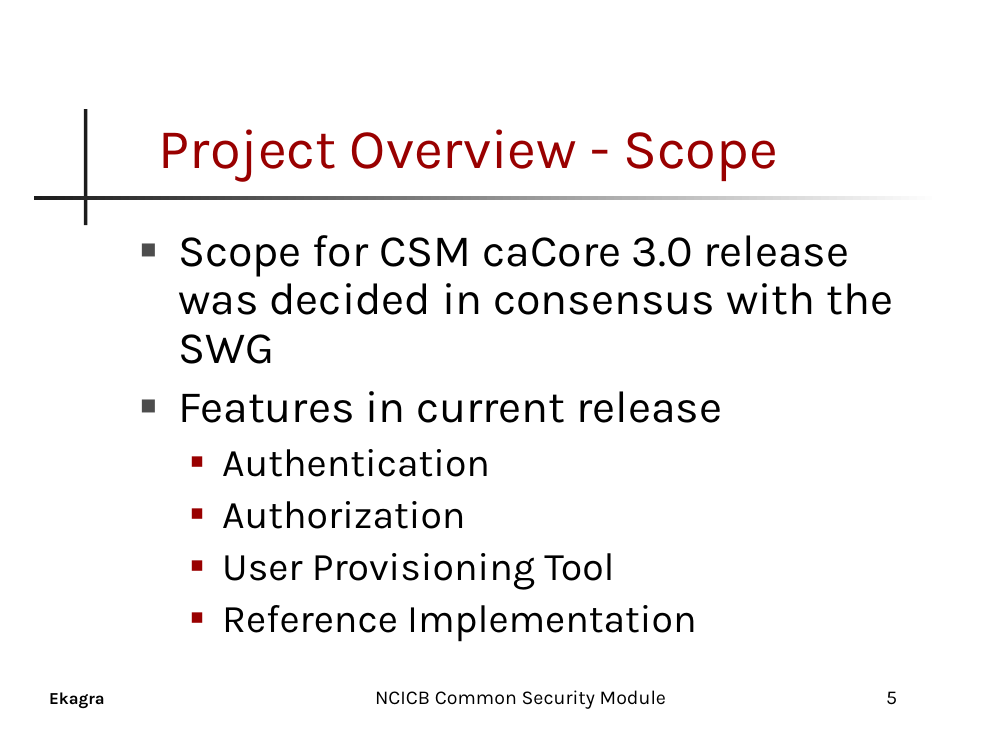
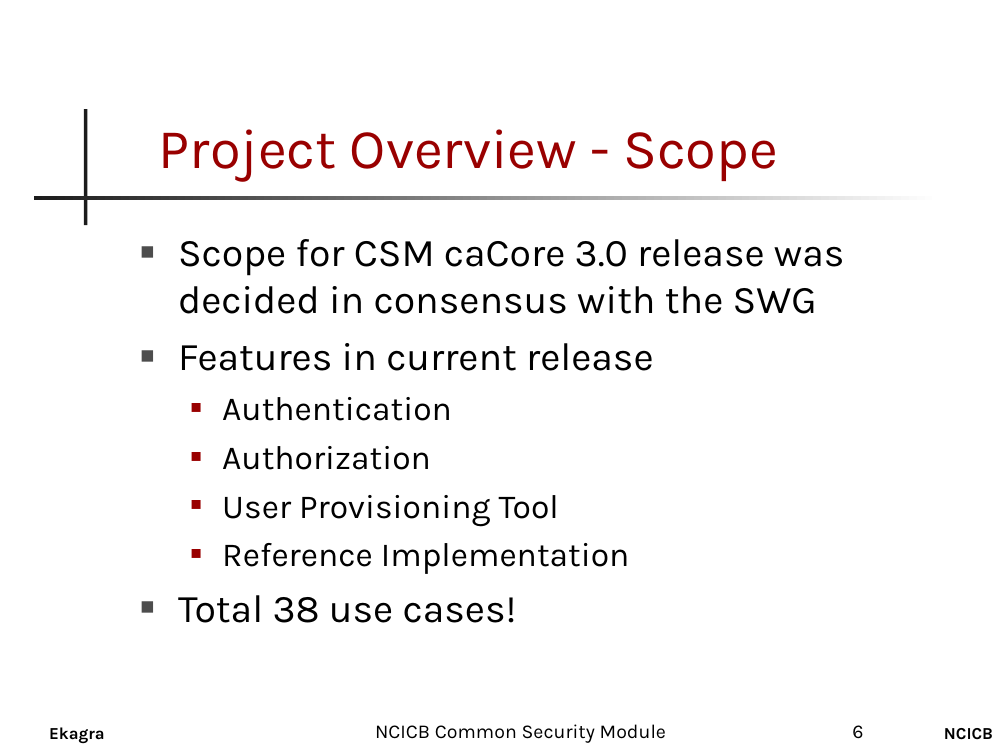
Before and after one commit to CBIIT/common-security-module-docs, a slide deck: slide 6 of CSM_Presentation.ppt (slide 5 before the commit). Drawn at 1008x756 pixels with LibreOffice and Linux fonts; fonts in the diff are those of the drawing; background and template pictures are left out. Boxes give left, top, right and bottom in pixels: in the first picture for what was removed or moved away, otherwise in the second. Text is boxed around its words. In the diff, an @@ line names an element or a change of style, - is before the commit and + after.

```diff
--- a/CSM_Presentation.ppt
+++ b/CSM_Presentation.ppt
@@ text at bbox=[178, 239, 845, 574]: size 32 to 28 pt in "Scope for CSM caCore 3.0 release was ...", "Features in current release"; size 28 to 24 pt in "Authentication", "Authorization", "User Provisioning Tool", "Reference Implementation"; line spacing 0.9 to 1; less space between paragraphs @@
@@ text at bbox=[178, 595, 517, 623]: paragraph added @@
+■ Total 38 use cases!
@@ text "Ekagra": place and size @@
-text "Ekagra" at bbox=[49, 692, 105, 709]
+text "Ekagra" at bbox=[49, 727, 105, 744]
@@ text "NCICB Common Security Module": place and size @@
-text "NCICB Common Security Module" at bbox=[375, 690, 666, 709]
+text "NCICB Common Security Module" at bbox=[375, 724, 666, 743]
@@ page number removed at bbox=[886, 691, 897, 705] @@
-5
@@ page number added at bbox=[852, 725, 863, 739], 14 pt, text #000000 @@
+6
@@ text added at bbox=[944, 728, 993, 740], 12 pt, text #000000, bold @@
+NCICB
```
Also in this commit, not shown: 28 other slides changed, 4 slides added, 1 other file.
